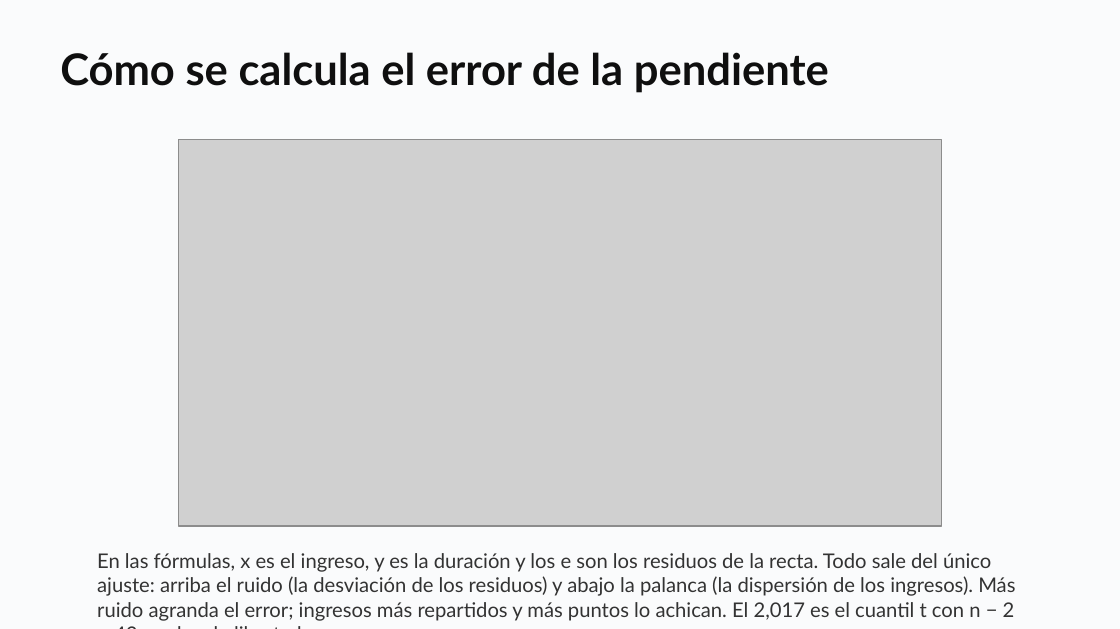
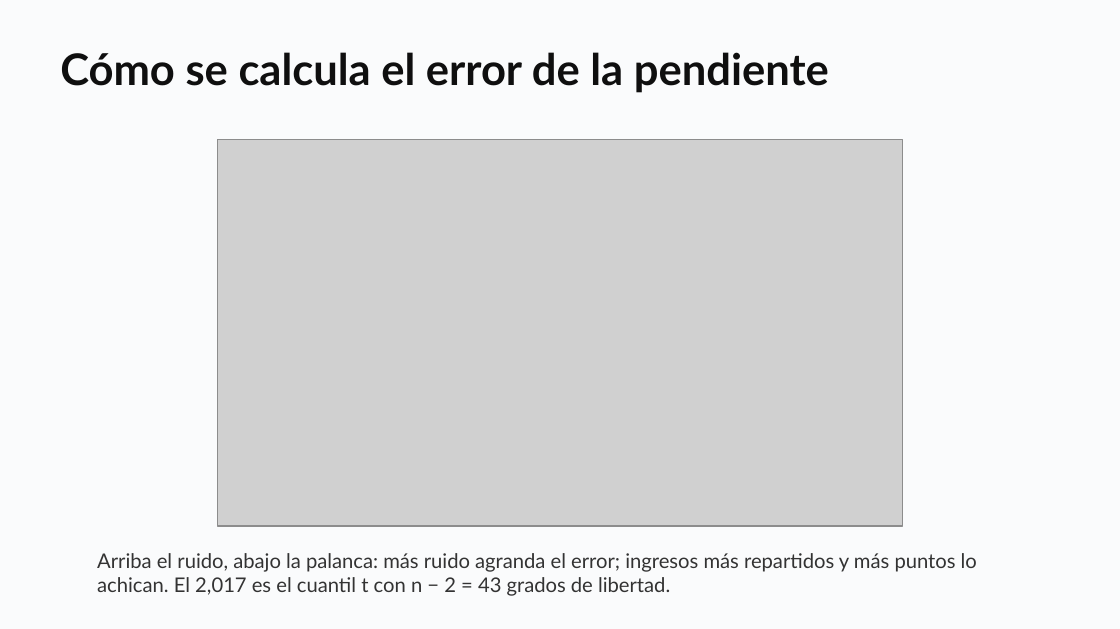
Before and after one commit to daniopitz/cienciadatos, a slide deck: slide 26 of presentaciones/clase04_regresion.pptx. Drawn at 1120x629 pixels with LibreOffice and Linux fonts; fonts in the diff are those of the drawing; grey boxes stand for pictures. Boxes give left, top, right and bottom in pixels: in the first picture for what was removed or moved away, otherwise in the second. Text is boxed around its words. In the diff, an @@ line names an element or a change of style, - is before the commit and + after.

```diff
--- a/presentaciones/clase04_regresion.pptx
+++ b/presentaciones/clase04_regresion.pptx
@@ picture: place and size @@
-picture at bbox=[178, 140, 941, 526]
+picture at bbox=[217, 140, 903, 526]
@@ text at bbox=[97, 553, 977, 596]: text changed @@
-En las fórmulas, x es el ingreso, y es la duración y los e son los residuos de la recta. Todo sale del único ajuste: arriba el ruido (la desviación de los residuos) y abajo la palanca (la dispersión de los ingresos). Más ruido agranda el error; ingresos más repartidos y más puntos lo achican. El 2,017 es el cuantil t con n − 2 = 43 grados de libertad.
+Arriba el ruido, abajo la palanca: más ruido agranda el error; ingresos más repartidos y más puntos lo achican. El 2,017 es el cuantil t con n − 2 = 43 grados de libertad.
```
Also in this commit, not shown: 2 other slides changed, 1 other file.
